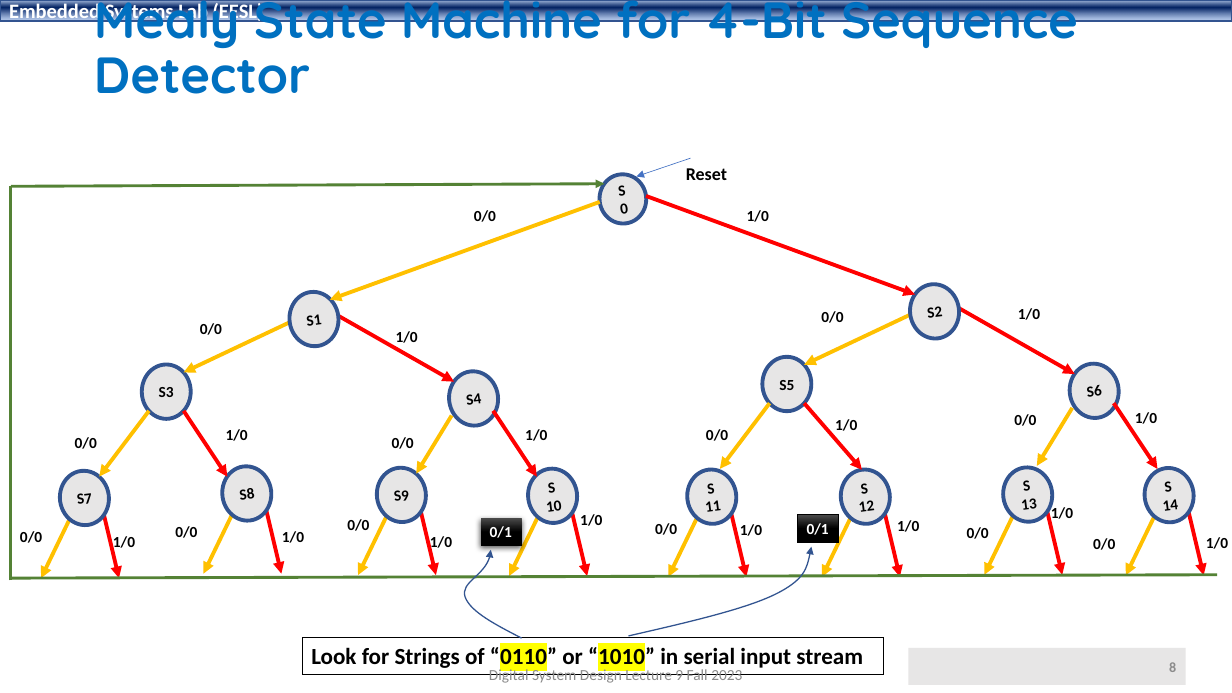
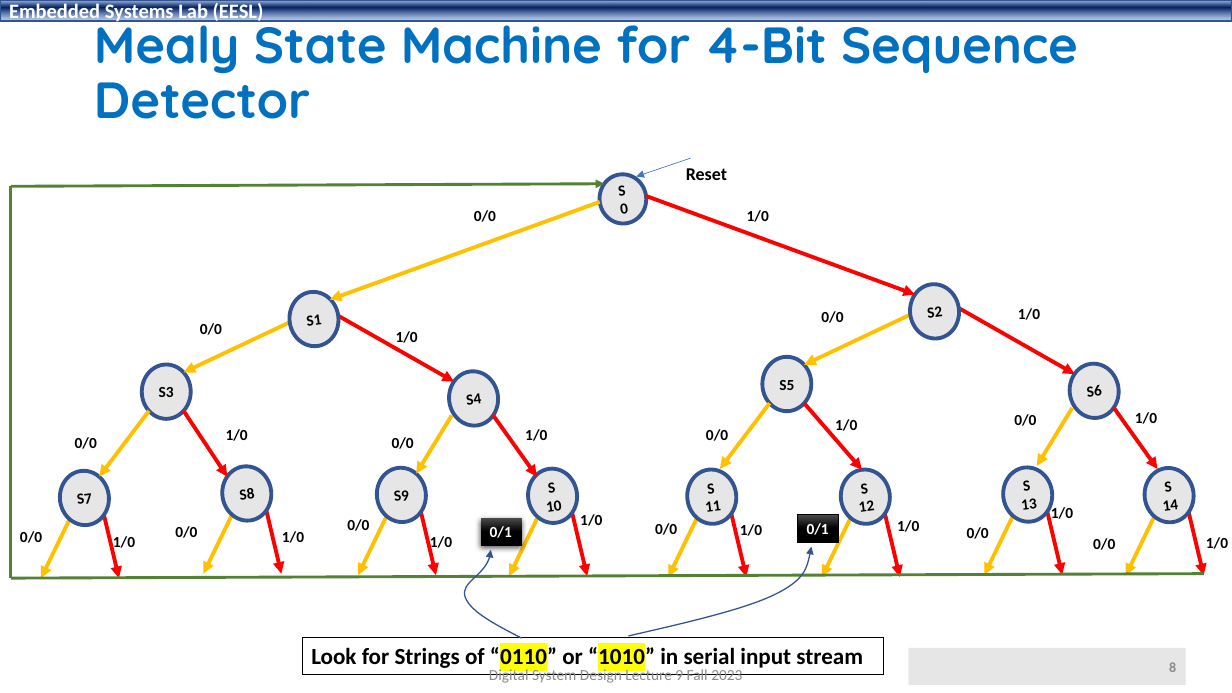
Before and after one commit to shahidmasud/shahidmasud.github.io, a slide deck: slide 8 of DSD_Lec9_Fall2023.ppsx. Drawn at 1232x693 pixels with LibreOffice and Linux fonts; fonts in the diff are those of the drawing; background and template pictures are left out. Boxes give left, top, right and bottom in pixels: in the first picture for what was removed or moved away, otherwise in the second. Text is boxed around its words. In the diff, an @@ line names an element or a change of style, - is before the commit and + after.

```diff
--- a/DSD_Lec9_Fall2023.ppsx
+++ b/DSD_Lec9_Fall2023.ppsx
@@ title "Mealy State Machine for 4-Bit ..." rewrapped from (94, 0, 1078, 94) to (94, 11, 1078, 119) @@
@@ arrow moved from (494, 411) - (537, 477) to (494, 416) - (537, 477) @@
@@ arrow moved from (1114, 403) - (1158, 470) to (1114, 408) - (1158, 470) @@
@@ line moved from (1217, 575) - (11, 579) to (1204, 574) - (11, 579) @@
```
Also in this commit, not shown: 17 other slides changed, 1 other file.
